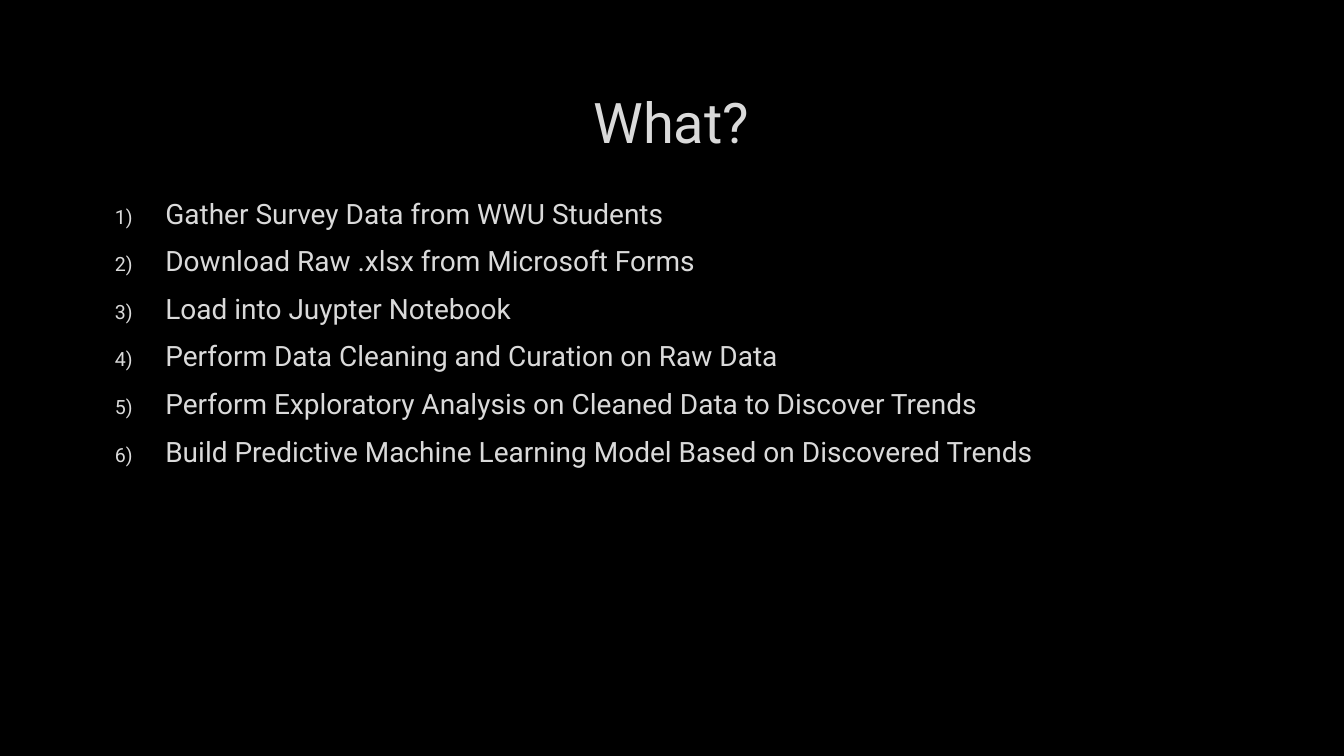
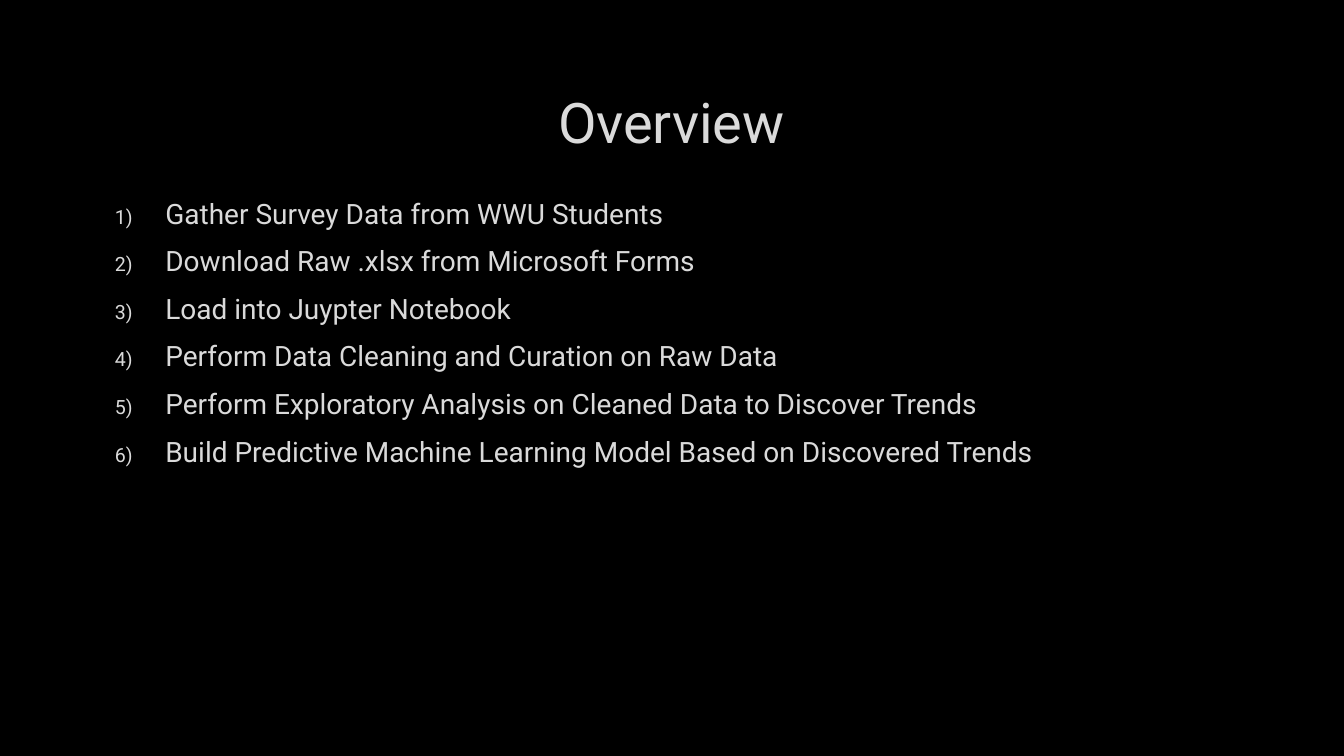
Before and after one commit to sevenwwu/sevenwwu.github.io, a slide deck: slide 3 of write-ups/presentation.pptx. Drawn at 1344x756 pixels with LibreOffice and Linux fonts; fonts in the diff are those of the drawing; background and template pictures are left out. Boxes give left, top, right and bottom in pixels: in the first picture for what was removed or moved away, otherwise in the second. Text is boxed around its words. In the diff, an @@ line names an element or a change of style, - is before the commit and + after.

Commit message:
updated presentation

```diff
--- a/write-ups/presentation.pptx
+++ b/write-ups/presentation.pptx
@@ title at [558,102,785,144]: text changed @@
-What?
+Overview
```
Also in this commit, not shown: 2 other slides changed, 2 slides added, 1 slide removed.
